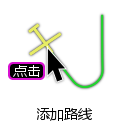
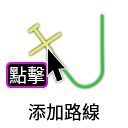
Comparing the layer stacks of the two 128x128 images. Changes:
renamed "添加路线" to "添加路線", painted on it over [28, 103, 100, 121]
renamed "drop shadow" to "Drop Shadow #2", painted on it over [28, 103, 100, 121]
renamed "点击" to "點擊", painted on it over [9, 65, 45, 84]
painted on "mouse box" over [6, 62, 48, 88]
